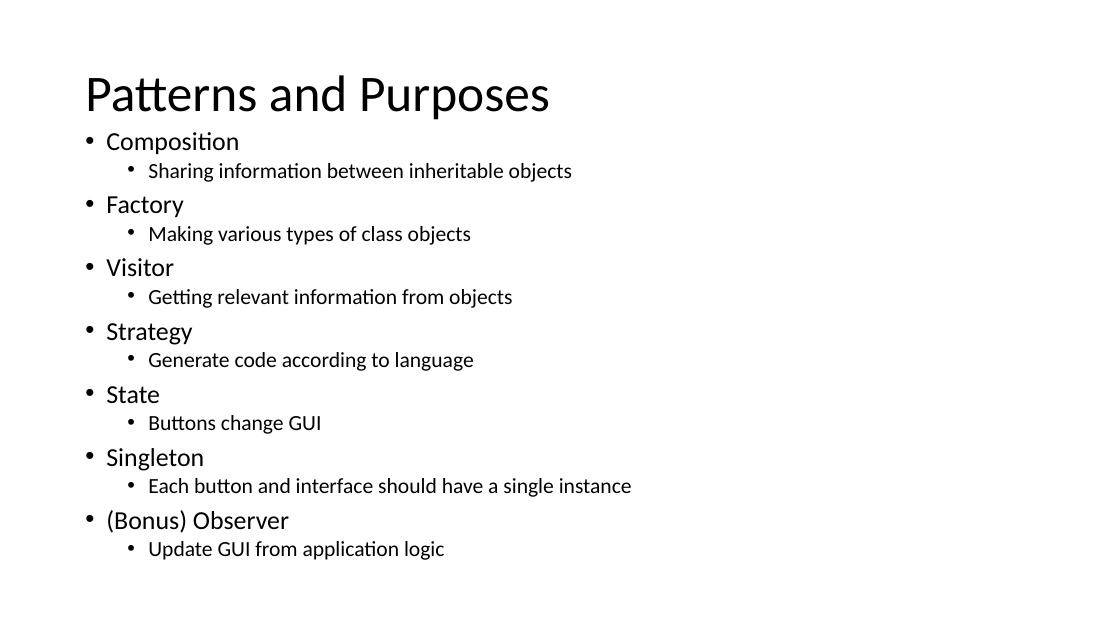
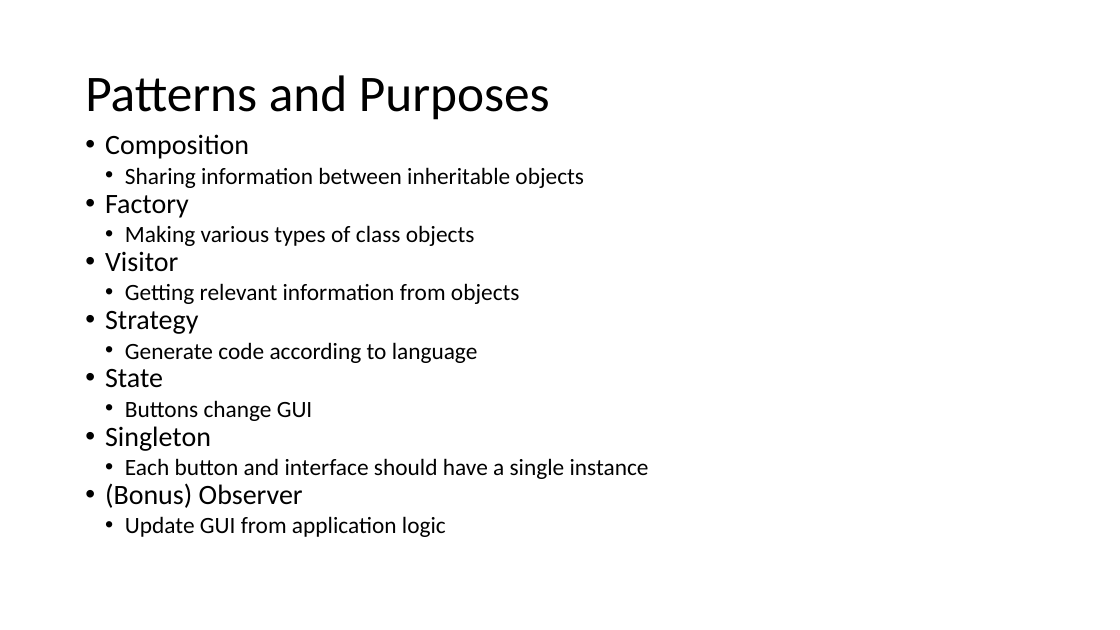
Before and after one commit to dstoeg/Uml2CodeTool, a slide deck: slide 4 of docs/proposal presentation.pptx. Drawn at 1120x630 pixels with LibreOffice and Linux fonts; fonts in the diff are those of the drawing. Boxes give left, top, right and bottom in pixels: in the first picture for what was removed or moved away, otherwise in the second. Text is boxed around its words. In the diff, an @@ line names an element or a change of style, - is before the commit and + after.

```diff
--- a/docs/proposal presentation.pptx
+++ b/docs/proposal presentation.pptx
@@ text "Composition" at <box>105,134,649,537</box>: size 22.2 to 24 pt in "Composition", "Factory", "Visitor", "Strategy" and 3 more places; size 18.5 to 20 pt in "Sharing information between inheritable objects", "Making various types of class objects", "Getting relevant information from objects", "Generate code according to language" and 3 more places; indent changed; line spacing 0.8 to 0.9; less space between paragraphs; line spacing 0.8 to 1 @@
```
Also in this commit, not shown: 7 other slides changed, 12 other files.
